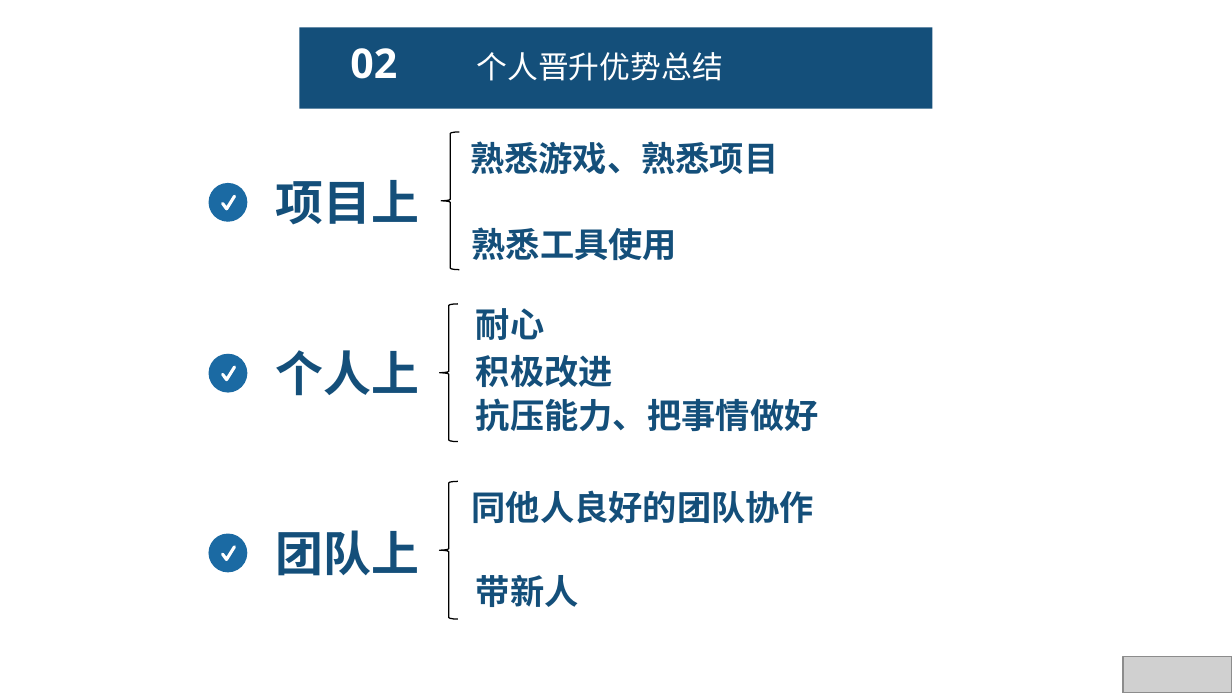
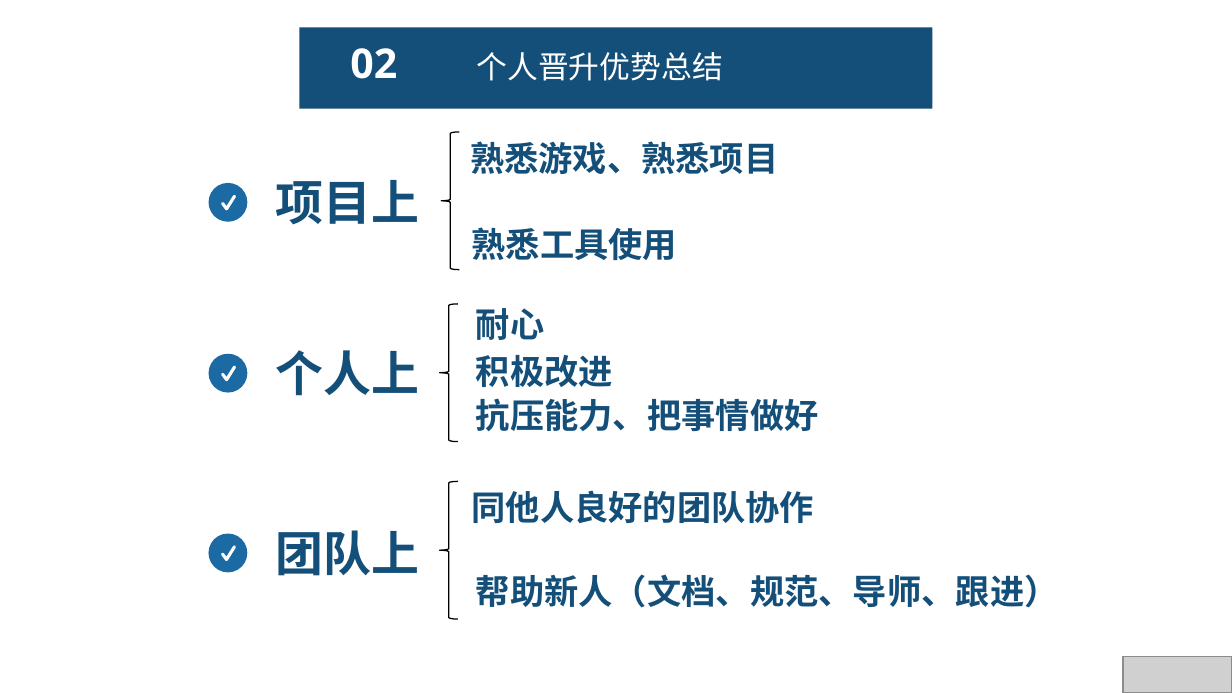
Before and after one commit to fengyuyu/world_rpg, a slide deck: slide 4 of 陈国锋-述职报告 .pptx. Drawn at 1232x693 pixels with LibreOffice and Linux fonts; fonts in the diff are those of the drawing; grey boxes stand for pictures. Boxes give left, top, right and bottom in pixels: in the first picture for what was removed or moved away, otherwise in the second. Text is boxed around its words. In the diff, an @@ line names an element or a change of style, - is before the commit and + after.

```diff
--- a/陈国锋-述职报告 .pptx
+++ b/陈国锋-述职报告 .pptx
@@ text at (476,574,1059,608): text changed @@
-带新人
+帮助新人（文档、规范、导师、跟进）
```
Also in this commit, not shown: 3 other slides changed, 4 slides removed, 2 other files.
